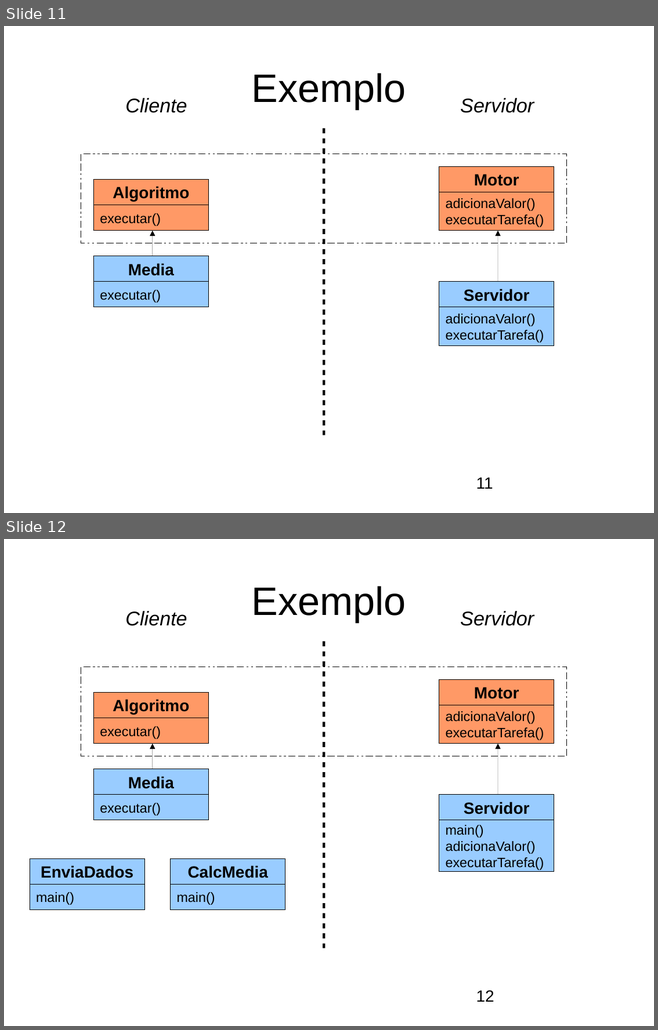
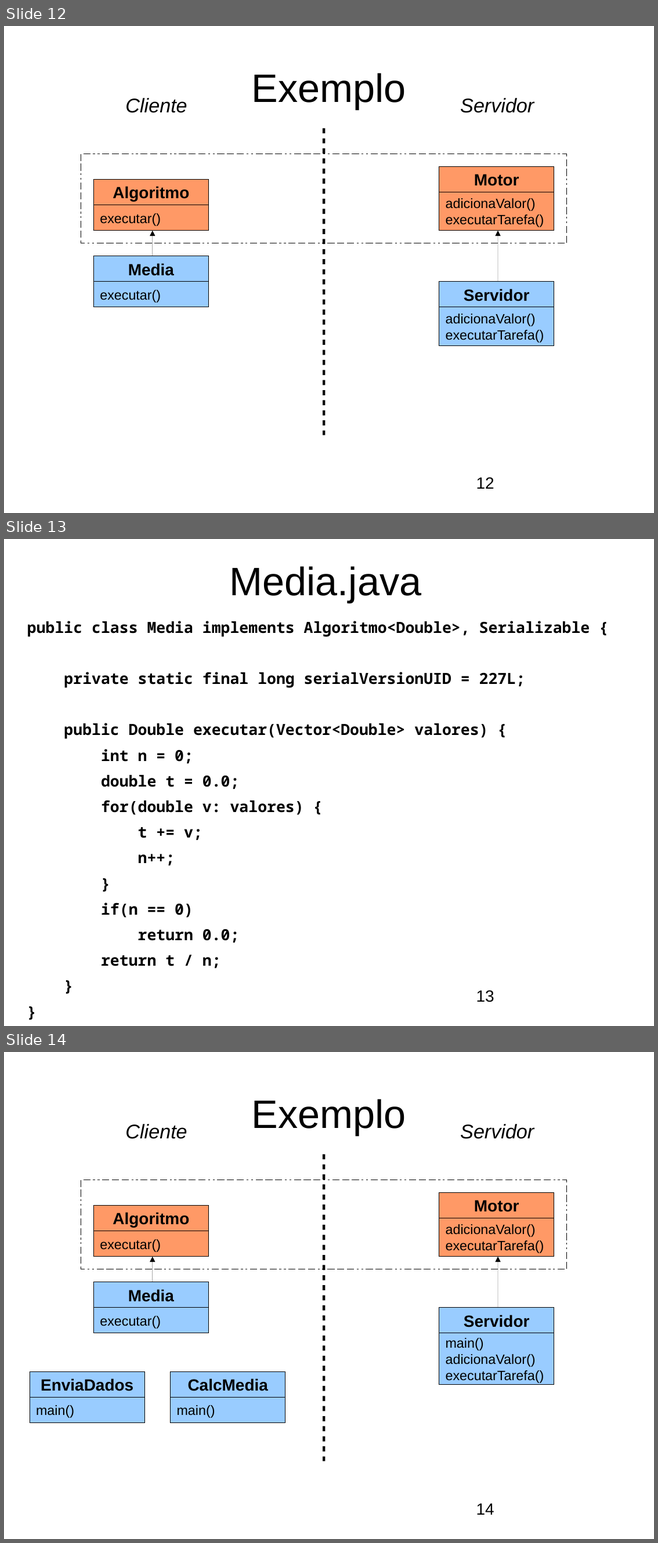
Before and after one commit to andrenho/andrenho, a slide deck: academia/trabalhos/execucao_remota.odp. Shown one above the other, each under a label of ours: slides 11 and 12 before the commit, slides 12, 13 and 14 after it. The pictures are 658x1030 and 658x1543 pixels, drawn with LibreOffice and Linux fonts; fonts in the diff are those of the drawing; background and template pictures are left out. Boxes give left, top, right and bottom in pixels: in the first picture for what was removed or moved away, otherwise in the second. Text is boxed around its words. In the diff, an @@ line names an element or a change of style, - is before the commit and + after.

```diff
--- a/academia/trabalhos/execucao_remota.odp
+++ b/academia/trabalhos/execucao_remota.odp
@@ slide 13 added at <box>4,539,654,1026</box>, background #FFFFFF @@
@@ title added at <box>230,566,422,602</box>, 44 pt, text #000000 @@
+Media.java
@@ text added at <box>27,621,590,968</box>, 17 pt, text #000000, bold @@
+public class Media implements Algoritmo<Double>, Serializable {
+private static final long serialVersionUID = 227L;
+public Double executar(Vector<Double> valores) {
+int n = 0;
+double t = 0.0;
+for(double v: valores) {
+t += v;
+n++;
+}
+if(n == 0)
+return 0.0;
+return t / n;
+}
+}
@@ page number added at <box>476,990,494,1002</box>, 18 pt, text #000000 @@
+13
@@ what was slide 11 is now slide 12 @@
@@ page number at <box>476,477,494,489</box>: text changed @@
-11
+12
@@ what was slide 12 is now slide 14 @@
@@ page number at <box>476,1503,494,1515</box>: text changed @@
-12
+14
```
Also in this commit, not shown: 16 slides changed, 2 other slides added, 11 other files.
